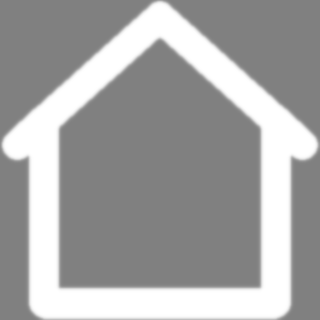
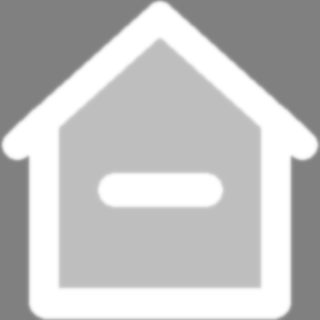
Before/after of a 320 × 320 layered artwork. What changed in the layer stack:
renamed "Layer copy" to "Layer #5", showed it, painted on it over [56, 36, 264, 291]
showed "Layer #1", painted on it over [56, 36, 264, 291]
